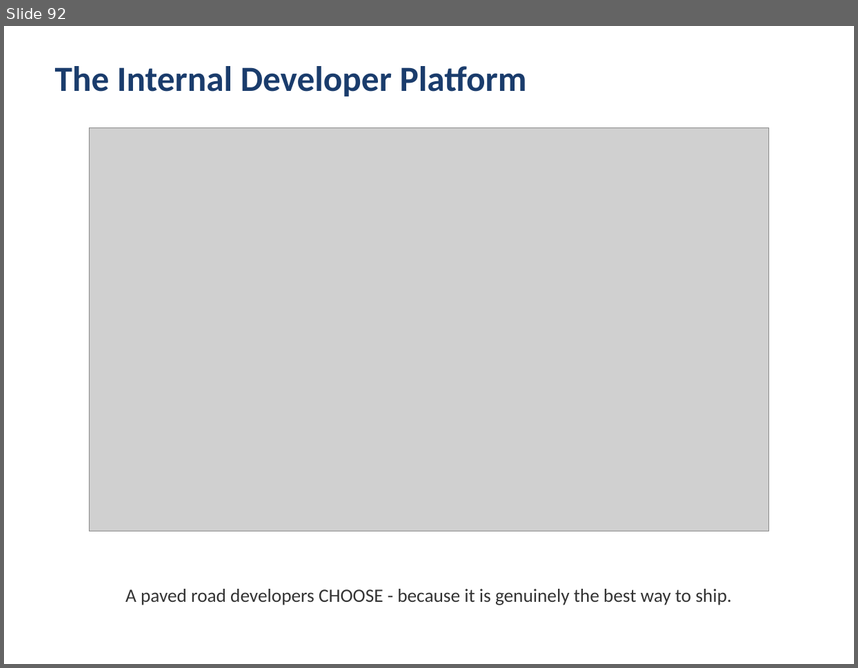
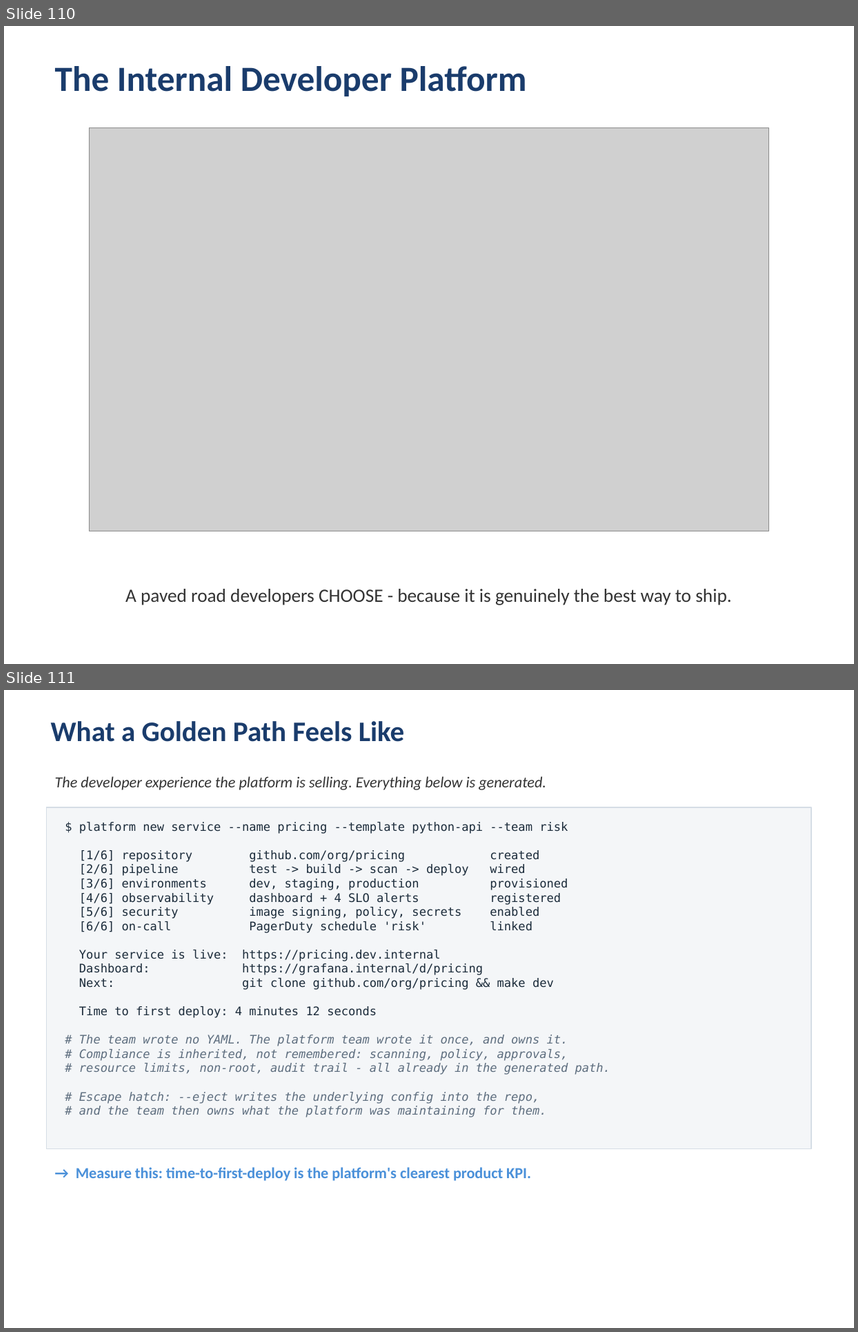
Before and after one commit to kumbulanit/devopsplaformngr, a slide deck: slides/DevOps-PlatformEngineering-Day2.pptx. Shown one above the other, each under a label of ours: slide 92 before the commit, slides 110 and 111 after it. The pictures are 858x668 and 858x1332 pixels, drawn with LibreOffice and Linux fonts; fonts in the diff are those of the drawing; grey boxes stand for pictures. Boxes give left, top, right and bottom in pixels: in the first picture for what was removed or moved away, otherwise in the second. Text is boxed around its words. In the diff, an @@ line names an element or a change of style, - is before the commit and + after.

```diff
--- a/slides/DevOps-PlatformEngineering-Day2.pptx
+++ b/slides/DevOps-PlatformEngineering-Day2.pptx
@@ slide 111 added at box(4, 690, 854, 1328), background #FFFFFF @@
@@ text added at box(51, 721, 405, 742), 24 pt, text #1A3C6C, bold @@
+What a Golden Path Feels Like
@@ text added at box(55, 776, 546, 790), 13 pt, text #333333, italic @@
+The developer experience the platform is selling. Everything below is generated.
@@ rectangle added at box(47, 807, 811, 1148), fill #F4F6F8, outline #D5DDE5 1 pt @@
@@ text added at box(79, 822, 611, 1117), 10 pt, text #1B2B3A @@
+$ platform new service --name pricing --template python-api --team risk
+[1/6] repository github.com/org/pricing created
+[2/6] pipeline test -> build -> scan -> deploy wired
+[3/6] environments dev, staging, production provisioned
+[4/6] observability dashboard + 4 SLO alerts registered
+[5/6] security image signing, policy, secrets enabled
+[6/6] on-call PagerDuty schedule 'risk' linked
+Your service is live: https://pricing.dev.internal
+Dashboard: https://grafana.internal/d/pricing
+Next: git clone github.com/org/pricing && make dev
+Time to first deploy: 4 minutes 12 seconds
+# The team wrote no YAML. The platform team wrote it once, and owns it.
+# Compliance is inherited, not remembered: scanning, policy, approvals,
+# resource limits, non-root, audit trail - all already in the generated path.
+# Escape hatch: --eject writes the underlying config into the repo,
+# and the team then owns what the platform was maintaining for them.
@@ text added at box(76, 1167, 531, 1181), 13 pt, text #4A90D9, bold @@
+→ Measure this: time-to-first-deploy is the platform's clearest product KPI.
@@ what was slide 92 is now slide 110 @@
```
Also in this commit, not shown: 21 other slides added, 1 other file.
